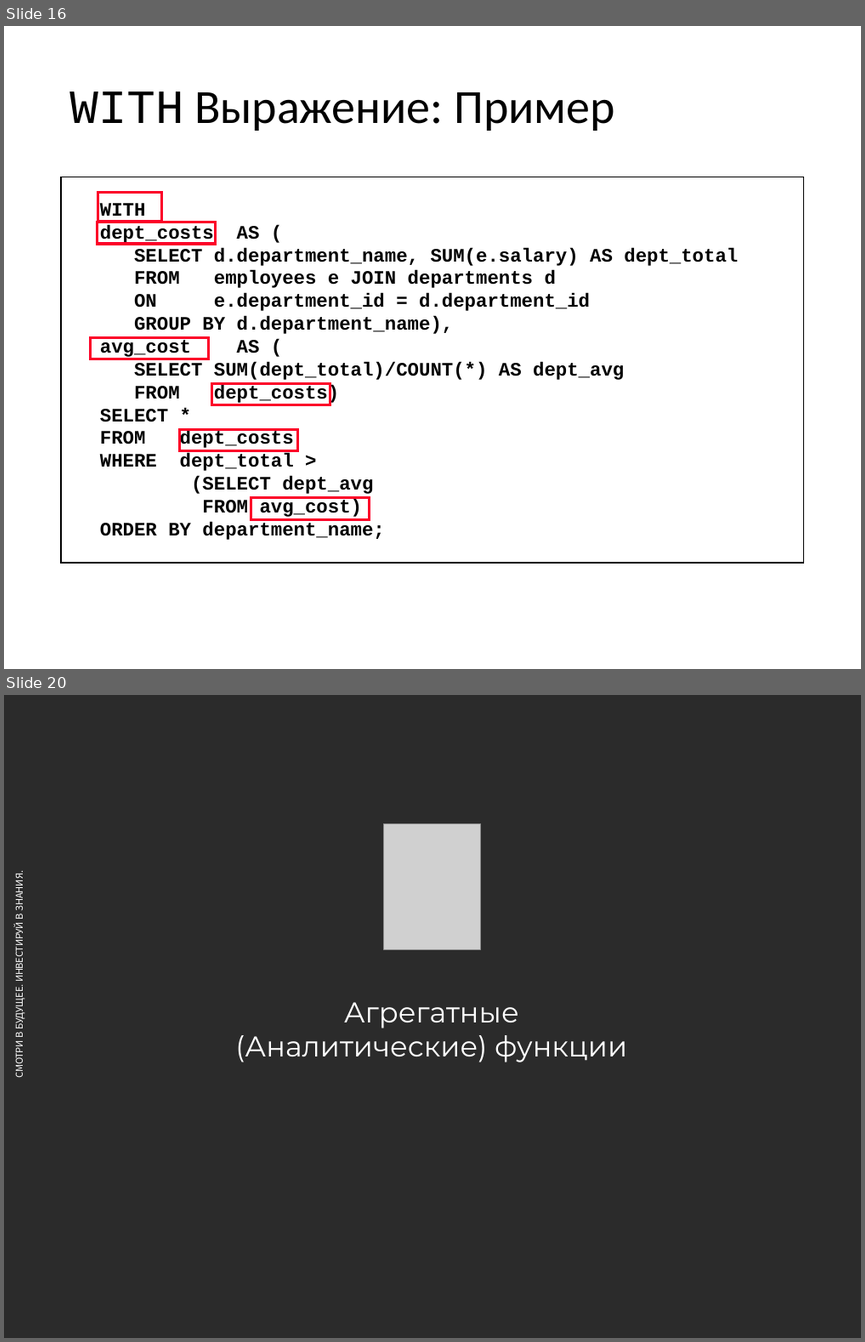
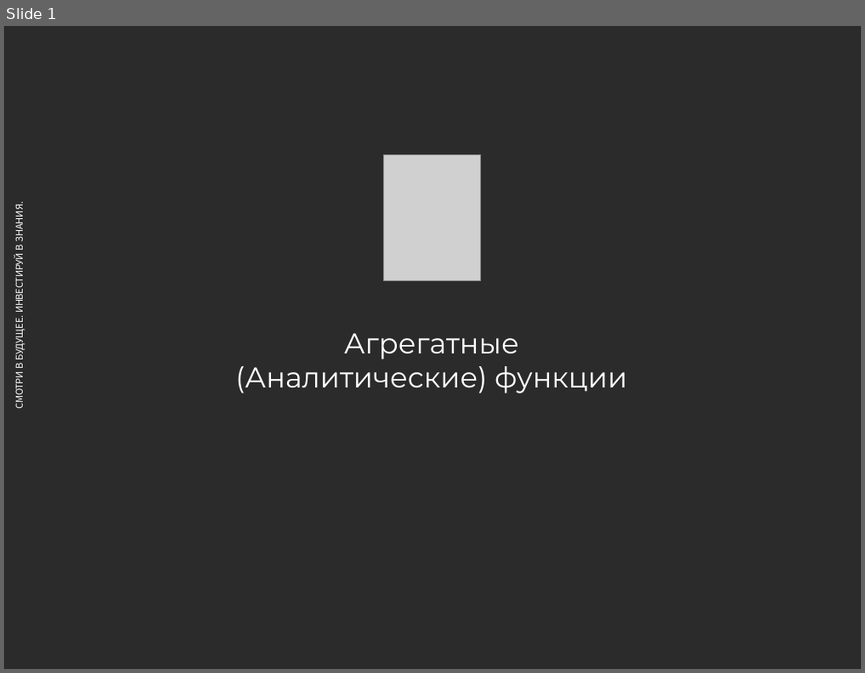
Before and after one commit to andreyzhurlov/ais_postgresql_course_v2, a slide deck: lecture_06/06_Группировки_и_Агрегация.pptx. Shown one above the other, each under a label of ours: slides 16 and 20 before the commit, slide 1 after it; the slides between them are not shown. The pictures are 865x1342 and 865x673 pixels, drawn with LibreOffice and Linux fonts; fonts in the diff are those of the drawing; grey boxes stand for pictures; background and template pictures are left out; a plain dark background stands for a picture behind light text. Boxes give left, top, right and bottom in pixels: in the first picture for what was removed or moved away, otherwise in the second. Text is boxed around its words. In the diff, an @@ line names an element or a change of style, - is before the commit and + after.

```diff
--- a/lecture_06/06_Группировки_и_Агрегация.pptx
+++ b/lecture_06/06_Группировки_и_Агрегация.pptx
@@ slide 16 removed at (4, 26, 861, 669), background #FFFFFF @@
@@ title removed at (69, 91, 614, 131) @@
-WITH Выражение: Пример
@@ rectangle removed at (62, 176, 804, 562) @@
@@ rectangle removed at (98, 193, 161, 221) @@
@@ text removed at (100, 203, 738, 539) @@
-WITH
-dept_costs AS (
-SELECT d.department_name, SUM(e.salary) AS dept_total
-FROM employees e JOIN departments d
-ON e.department_id = d.department_id
-GROUP BY d.department_name),
-avg_cost AS (
-SELECT SUM(dept_total)/COUNT(*) AS dept_avg
-FROM dept_costs)
-SELECT *
-FROM dept_costs
-WHERE dept_total >
-(SELECT dept_avg
-FROM avg_cost)
-ORDER BY department_name;
@@ rectangle removed at (98, 222, 216, 244) @@
@@ rectangle removed at (91, 338, 209, 359) @@
@@ rectangle removed at (212, 383, 330, 405) @@
@@ rectangle removed at (180, 430, 298, 451) @@
@@ rectangle removed at (251, 498, 370, 520) @@
@@ what was slide 20 is now slide 1 @@
```
Also in this commit, not shown: 18 other slides removed.
